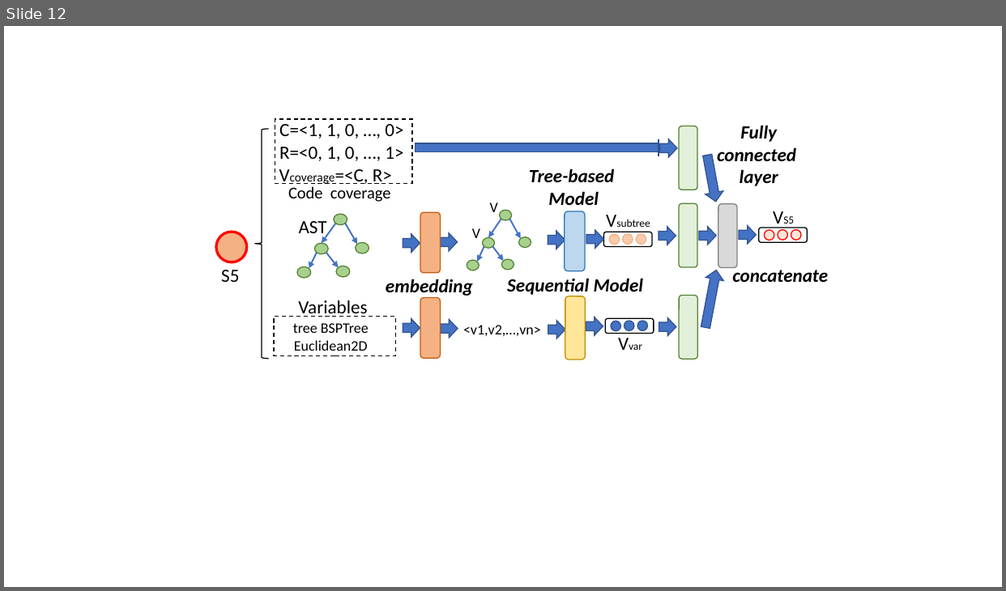
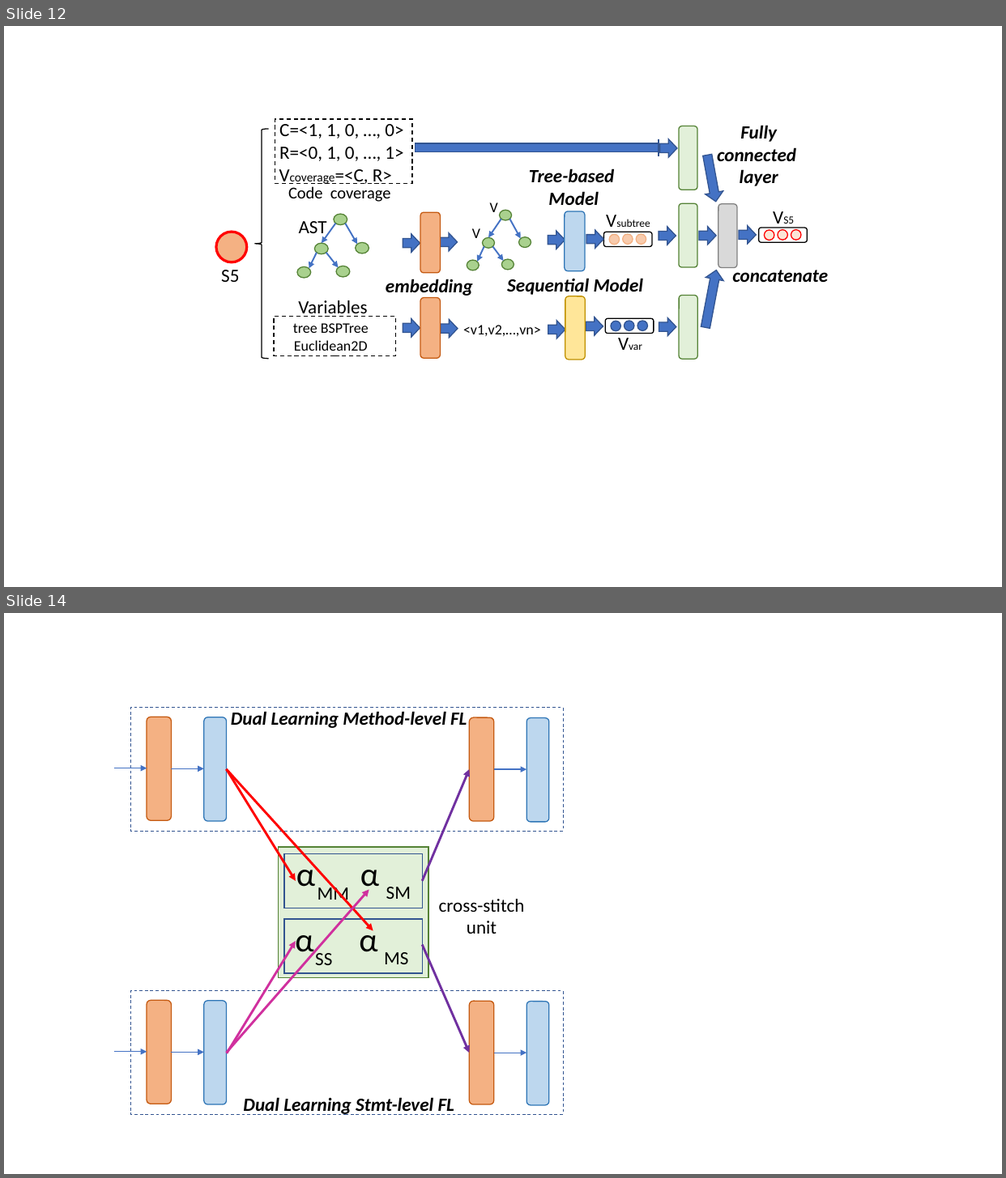
Before and after one commit to tien-n-nguyen/fixlocator, a slide deck: Figures.pptx. Shown one above the other, each under a label of ours: slide 12 before the commit, slides 12 and 14 after it; the slides between them are not shown. The pictures are 1006x591 and 1006x1178 pixels, drawn with LibreOffice and Linux fonts; fonts in the diff are those of the drawing. Boxes give left, top, right and bottom in pixels: in the first picture for what was removed or moved away, otherwise in the second. Text is boxed around its words. In the diff, an @@ line names an element or a change of style, - is before the commit and + after.

```diff
--- a/Figures.pptx
+++ b/Figures.pptx
@@ slide 14 added at (x1=4, y1=613, x2=1002, y2=1174), background #FFFFFF @@
@@ rectangle added at (x1=130, y1=707, x2=563, y2=831), outline #325491 0.75 pt dashed @@
@@ rounded rectangle added at (x1=147, y1=717, x2=171, y2=820), fill #F4B183, outline #C55A11 1 pt @@
@@ rounded rectangle added at (x1=204, y1=717, x2=226, y2=821), fill #BDD7EE, outline #2E75B6 1 pt @@
@@ text added at (x1=231, y1=711, x2=467, y2=728), 18 pt, text #000000, bold, italic @@
+Dual Learning Method-level FL
@@ rounded rectangle added at (x1=470, y1=717, x2=494, y2=821), fill #F4B183, outline #C55A11 1 pt @@
@@ rounded rectangle added at (x1=526, y1=717, x2=549, y2=822), fill #BDD7EE, outline #2E75B6 1 pt @@
@@ arrow added from (114, 769) to (147, 769), #4472C4 1 pt @@
@@ arrow added from (171, 769) to (204, 769), #4472C4 1 pt @@
@@ arrow added from (226, 769) to (373, 931), #FF0000 2.25 pt @@
@@ arrow added from (226, 769) to (296, 881), #FF0000 2.25 pt @@
@@ arrow added from (423, 881) to (470, 769), #7030A0 2.25 pt @@
@@ arrow added from (493, 769) to (526, 769), #4472C4 1 pt @@
@@ rectangle added at (x1=278, y1=847, x2=428, y2=977), fill #E2F0D9, outline #548235 1 pt @@
@@ group added at (x1=284, y1=854, x2=422, y2=909): 3 texts, 1 rectangle @@
+α α
+MM
+SM
@@ arrow added from (226, 1053) to (369, 890), #D0309E 2.25 pt @@
@@ text added at (x1=439, y1=899, x2=525, y2=934), 18 pt, text #000000 @@
+cross-stitch unit
@@ group added at (x1=284, y1=919, x2=422, y2=973): 3 texts, 1 rectangle @@
+α α
+SS
+MS
@@ arrow added from (227, 1054) to (296, 941), #D0309E 2.25 pt @@
@@ arrow added from (423, 944) to (470, 1053), #7030A0 2.25 pt @@
@@ rectangle added at (x1=130, y1=991, x2=563, y2=1114), outline #325491 0.75 pt dashed @@
@@ rounded rectangle added at (x1=147, y1=1001, x2=171, y2=1104), fill #F4B183, outline #C55A11 1 pt @@
@@ rounded rectangle added at (x1=204, y1=1001, x2=226, y2=1105), fill #BDD7EE, outline #2E75B6 1 pt @@
@@ rounded rectangle added at (x1=470, y1=1002, x2=494, y2=1105), fill #F4B183, outline #C55A11 1 pt @@
@@ rounded rectangle added at (x1=526, y1=1002, x2=549, y2=1105), fill #BDD7EE, outline #2E75B6 1 pt @@
@@ arrow added from (114, 1052) to (147, 1052), #4472C4 1 pt @@
@@ arrow added from (171, 1053) to (204, 1053), #4472C4 1 pt @@
@@ arrow added from (493, 1053) to (526, 1053), #4472C4 1 pt @@
@@ text added at (x1=243, y1=1097, x2=454, y2=1115), 18 pt, text #000000, bold, italic @@
+Dual Learning Stmt-level FL
```
Also in this commit, not shown: 1 slide changed, 3 other files.
